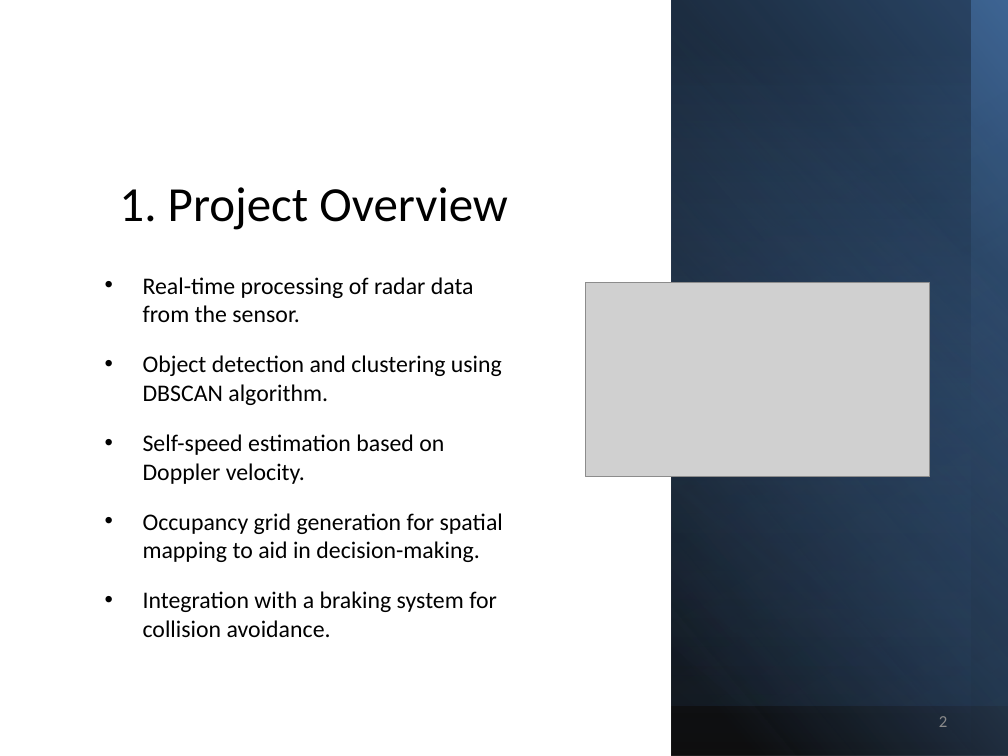
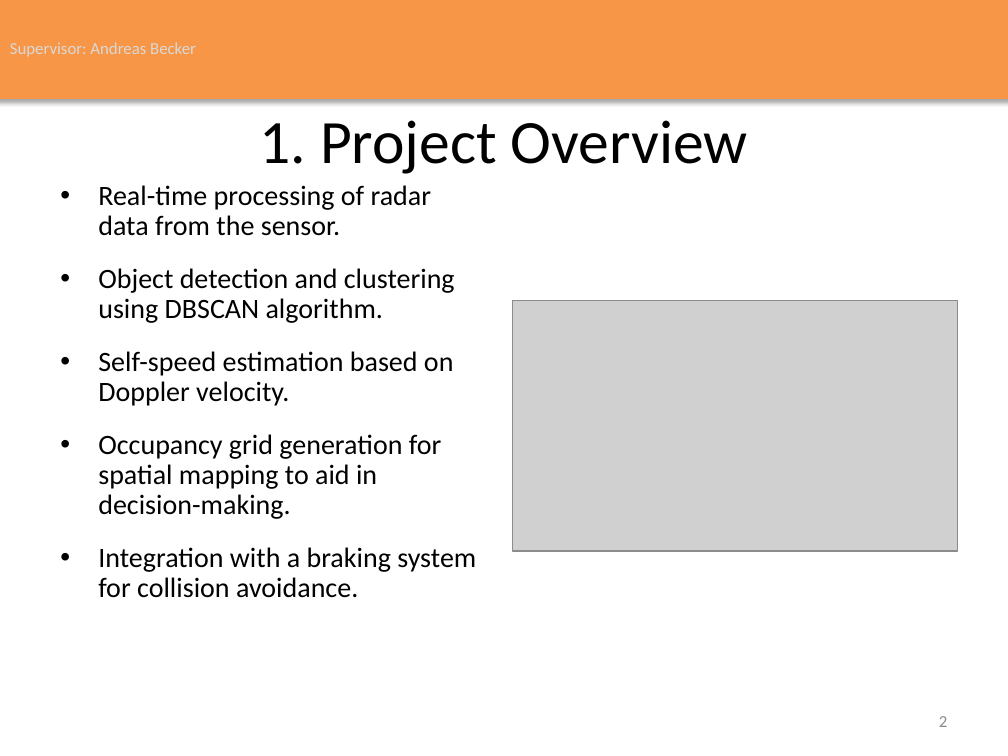
Before and after one commit to LF-RoGu/Radar-mmWave, a slide deck: slide 2 of Literature/Presentation/mmWave_Radar_Presentation.pptx. Drawn at 1008x756 pixels with LibreOffice and Linux fonts; fonts in the diff are those of the drawing; grey boxes stand for pictures; background and template pictures are left out. Boxes give left, top, right and bottom in pixels: in the first picture for what was removed or moved away, otherwise in the second. Text is boxed around its words. In the diff, an @@ line names an element or a change of style, - is before the commit and + after.

```diff
--- a/Literature/Presentation/mmWave_Radar_Presentation.pptx
+++ b/Literature/Presentation/mmWave_Radar_Presentation.pptx
@@ rectangle added at (x1=0, y1=0, x2=1008, y2=99), fill #F79646, outline #F79646 0.75 pt @@
@@ rectangle removed at (x1=671, y1=0, x2=1008, y2=756) @@
@@ rectangle removed at (x1=671, y1=0, x2=1008, y2=706) @@
@@ rectangle removed at (x1=671, y1=0, x2=1008, y2=706) @@
@@ rectangle removed at (x1=671, y1=0, x2=970, y2=756) @@
@@ text added at (x1=10, y1=42, x2=196, y2=57), 12 pt, text #D9D9D9 @@
+Supervisor: Andreas Becker
@@ title "1. Project Overview" moved from (x1=119, y1=187, x2=508, y2=230) to (x1=259, y1=120, x2=748, y2=174) @@
@@ title "1. Project Overview" at (x1=259, y1=120, x2=748, y2=174): size 35 to 44 pt; vertical alignment bottom to middle @@
@@ text "Real-time processing of radar data ..." moved from (x1=143, y1=277, x2=503, y2=637) to (x1=98, y1=185, x2=476, y2=598) @@
@@ text "Real-time processing of radar data ..." at (x1=98, y1=185, x2=476, y2=598): size 17 to 20 pt; line spacing 1 to 0.9 @@
@@ picture resized from (x1=585, y1=283, x2=929, y2=477) to (x1=512, y1=300, x2=958, y2=550) @@
@@ page number at (x1=939, y1=716, x2=947, y2=727): more space between paragraphs @@
```
Also in this commit, not shown: 12 other slides changed, 5 slides added.
